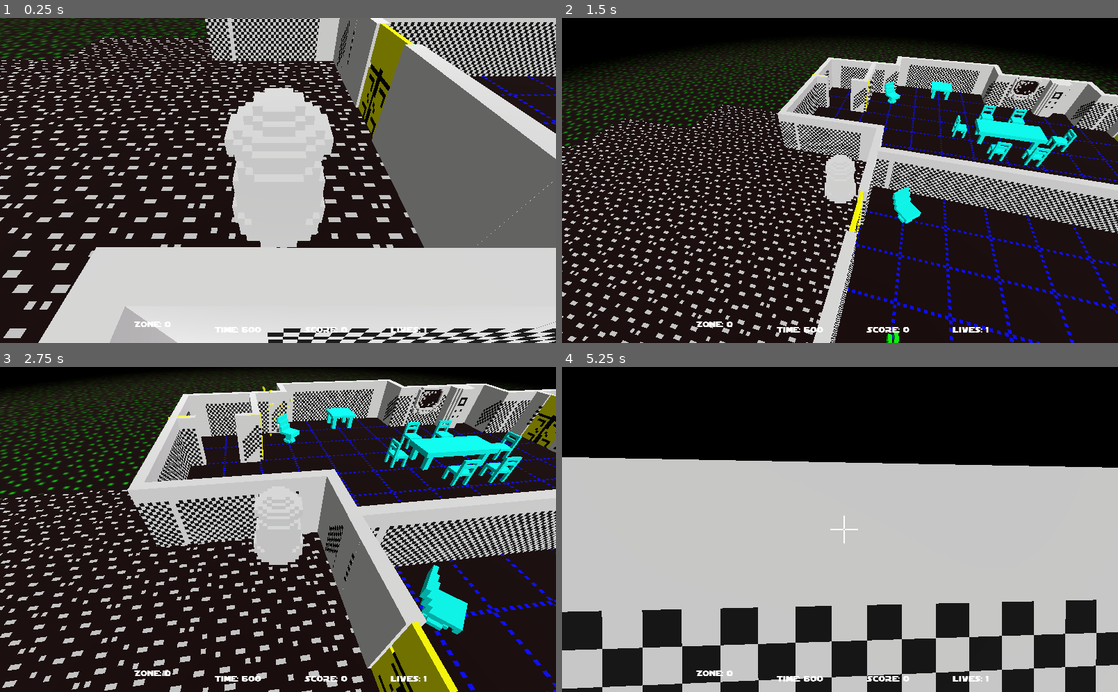
Above: before the commit, frames 1-4 (two rows, left to right).
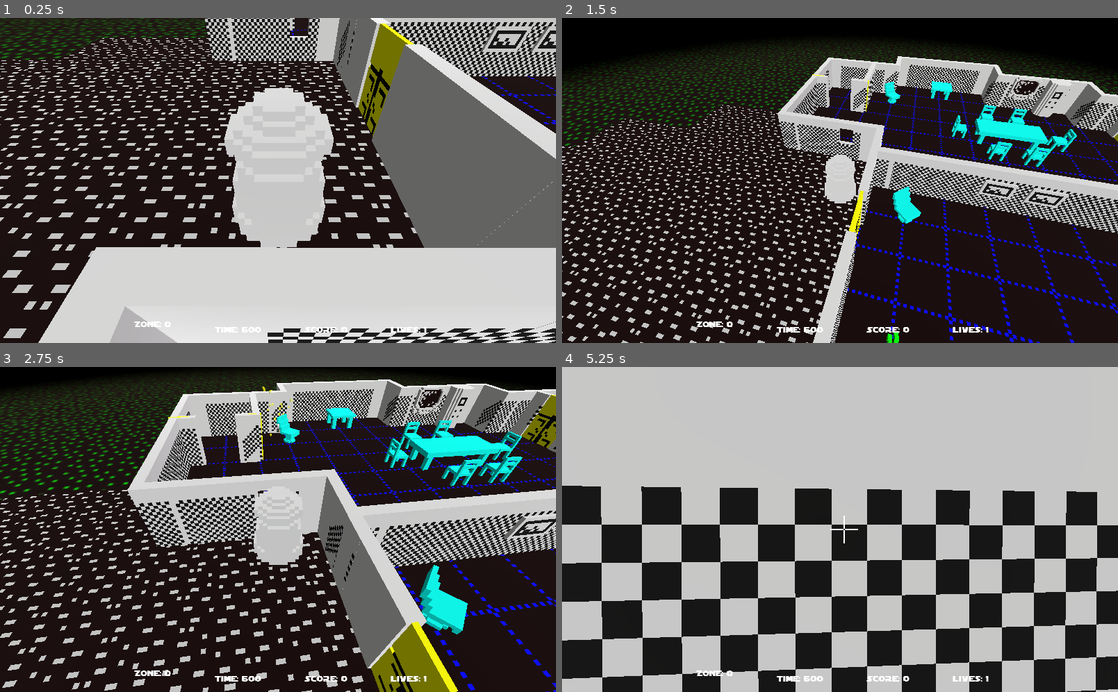
Above: after the commit, the same moments.

Repository: SteveSmith16384/LaserSquadFPS
Game: Godot game, scene res://Main.tscn
The game is run twice, just before and just after one commit, with the same random seed, the same clock (stepped at 60 frames per second) and the same inputs.
Inputs (mouse positions are in pixels of both pictures, inside the frame that each line leads up to):
- Up to frame 1 (0.25 s): no input
- Up to frame 2 (1.5 s): move the mouse to (867, 180) at 0.52 s; hold W (move_forward) from 0.53 s (still down); tap 2 (camera_back) at 0.6 s; move the mouse to (812, 180) at 1.27 s; tap 1 (camera_fwd) at 1.35 s
- Up to frame 3 (2.75 s): keep holding W (move_forward); move the mouse to (289, 523) at 2.02 s; press the mouse at (289, 523) at 2.03 s
- Up to frame 4 (5.25 s): keep holding W (move_forward); move the mouse to (834, 536) at 2.77 s; release the mouse at (834, 536) at 2.78 s; tap F (toggle_first_person) at 2.85 s; move the mouse to (878, 532) at 3.52 s; tap 2 (camera_back) at 3.6 s; move the mouse to (795, 526) at 4.27 s; tap 1 (camera_fwd) at 4.35 s; move the mouse to (845, 529) at 5.02 s; press the mouse at (845, 529) at 5.03 s

The runs differ from the first frame. In frame 1, 0.6% of the frame differs, in the area x 52-100%, y 0-11%; in frame 2, 0.4%; in frame 3, 0.3%; in frame 4, 68%, in the area x 0-100%, y 0-100%.

Commit message:
Added pics and windows

Diff:
--- /dev/null
+++ b/src/Picture.tscn
@@ -0,0 +1,12 @@
+[gd_scene load_steps=4 format=2]
+
+[ext_resource path="res://Assets/models/the_assassins/picture.obj" type="ArrayMesh" id=1]
+[ext_resource path="res://Assets/models/the_assassins/picture.png" type="Texture" id=2]
+
+[sub_resource type="SpatialMaterial" id=1]
+albedo_texture = ExtResource( 2 )
+
+[node name="Picture" type="MeshInstance"]
+transform = Transform( 1, 0, 0, 0, 1, 0, 0, 0, 1, 1.94573, 0, -1.45418 )
+mesh = ExtResource( 1 )
+material/0 = SubResource( 1 )
--- a/src/Player/Player.tscn
+++ b/src/Player/Player.tscn
@@ -15,7 +15,7 @@
 script = ExtResource( 1 )
 
 [node name="Head" type="Spatial" parent="."]
-transform = Transform( 1, 0, 0, 0, 1, 0, 0, 0, 1, 0, 0.919402, 0 )
+transform = Transform( 1, 0, 0, 0, 1, 0, 0, 0, 1, 0, 0.59345, 0 )
 
 [node name="FirstPersonCamera" type="Camera" parent="Head"]
 far = 35.0
--- a/src/SternersHouse.tscn
+++ b/src/SternersHouse.tscn
@@ -18,8 +18,16 @@
 [ext_resource path="res://Door1.tscn" type="PackedScene" id=16]
 [ext_resource path="res://Sideboard2.tscn" type="PackedScene" id=17]
 [ext_resource path="res://Chair2.tscn" type="PackedScene" id=18]
+[ext_resource path="res://Wall_Window.tscn" type="PackedScene" id=19]
+[ext_resource path="res://Picture.tscn" type="PackedScene" id=20]
 
 [node name="SternersHouse" type="Spatial"]
+
+[node name="Picture" parent="." instance=ExtResource( 20 )]
+transform = Transform( -1.62921e-07, 0, 1, 0, 1, 0, -1, 0, -1.62921e-07, 8.1829, 0, -1.75746 )
+
+[node name="Picture2" parent="." instance=ExtResource( 20 )]
+transform = Transform( -1.62921e-07, 0, 1, 0, 1, 0, -1, 0, -1.62921e-07, 9.7829, 0, -1.75746 )
 
 [node name="Sideboard11" parent="." instance=ExtResource( 17 )]
 transform = Transform( 1, 0, 0, 0, 1, 0, 0, 0, 1, 14.4, 0, -9.11236 )
@@ -773,7 +781,7 @@
 [node name="IndoorFloor_Small49" parent="." instance=ExtResource( 10 )]
 transform = Transform( 0.998522, 2.37605e-09, 0.0543577, -2.37605e-09, 1, -6.4627e-11, -0.0543577, -6.4627e-11, 0.998522, 3.19998, 0, 12.8 )
 
-[node name="Wall" parent="." instance=ExtResource( 3 )]
+[node name="Wall_Window" parent="." instance=ExtResource( 19 )]
 transform = Transform( 1, 0, 0, 0, 1, 0, 0, 0, 1, 3.2, 0, -1.6 )
 
 [node name="Wall25" parent="." instance=ExtResource( 3 )]
--- /dev/null
+++ b/src/Wall_Window.tscn
@@ -0,0 +1,17 @@
+[gd_scene load_steps=3 format=2]
+
+[ext_resource path="res://Assets/models/the_assassins/wall_window.obj" type="ArrayMesh" id=1]
+
+[sub_resource type="BoxShape" id=1]
+extents = Vector3( 0.803764, 0.844857, 0.143523 )
+
+[node name="Wall_Window" type="StaticBody"]
+
+[node name="MeshInstance" type="MeshInstance" parent="."]
+transform = Transform( 1, 0, 0, 0, 1, 0, 0, 0, 1, 1.19861, 0, -1.84464 )
+mesh = ExtResource( 1 )
+material/0 = null
+
+[node name="CollisionShape" type="CollisionShape" parent="."]
+transform = Transform( 1, 0, 0, 0, 1, 0, 0, 0, 1, 0, 0.857092, 0 )
+shape = SubResource( 1 )
Not shown, added: src/Assets/models/the_assassins/picture.mtl
Not shown, added: src/Assets/models/the_assassins/picture.obj
Not shown, added: src/Assets/models/the_assassins/picture.obj.import
Binary file added: src/Assets/models/the_assassins/picture.png
Not shown, added: src/Assets/models/the_assassins/picture.png.import
Not shown, added: src/Assets/models/the_assassins/wall_window.mtl
Not shown, added: src/Assets/models/the_assassins/wall_window.obj
Not shown, added: src/Assets/models/the_assassins/wall_window.obj.import
Binary file added: src/Assets/models/the_assassins/wall_window.png
Not shown, added: src/Assets/models/the_assassins/wall_window.png.import
Not shown: 1 places in src/SternersHouse.tscn that only renumber resources
Not shown, added: vox/the_assassins/picture.vox
(and 1 more such lines)
